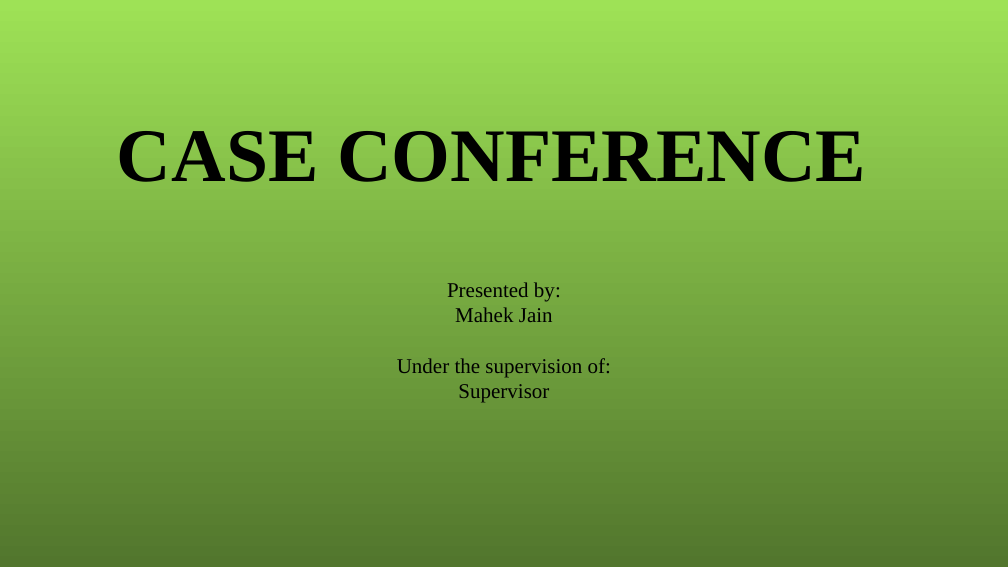
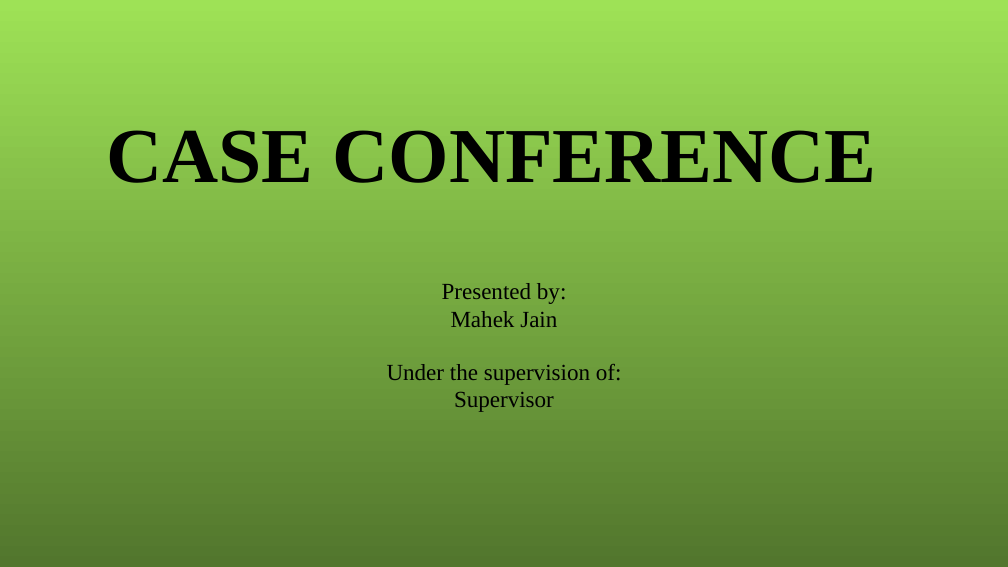
Before and after one commit to tejasdangodra786-byte/Dango-kiro, a slide deck: slide 1 of Sapna_Ahirwar_Case_Conference.pptx. Drawn at 1008x567 pixels with LibreOffice and Linux fonts; fonts in the diff are those of the drawing; background and template pictures are left out. Boxes give left, top, right and bottom in pixels: in the first picture for what was removed or moved away, otherwise in the second. Text is boxed around its words. In the diff, an @@ line names an element or a change of style, - is before the commit and + after.

Commit message:
Increase all font sizes by 2pt (body 18pt, title 74pt, subtitle 22pt)
Text remains in standard editable placeholders/textboxes (fully editable
in PowerPoint). Content and corrections unchanged.

```diff
--- a/Sapna_Ahirwar_Case_Conference.pptx
+++ b/Sapna_Ahirwar_Case_Conference.pptx
@@ title "CASE CONFERENCE" at (106,130,877,183): size 72 to 74 pt @@
@@ text "Presented by:" at (387,283,622,412): size 20 to 22 pt @@
```
Also in this commit, not shown: 42 other slides changed.
